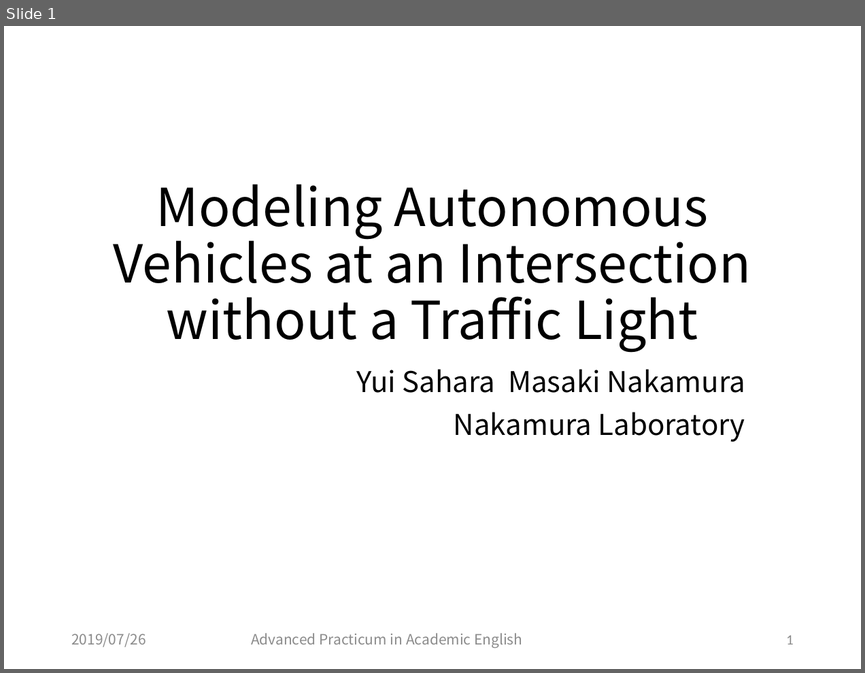
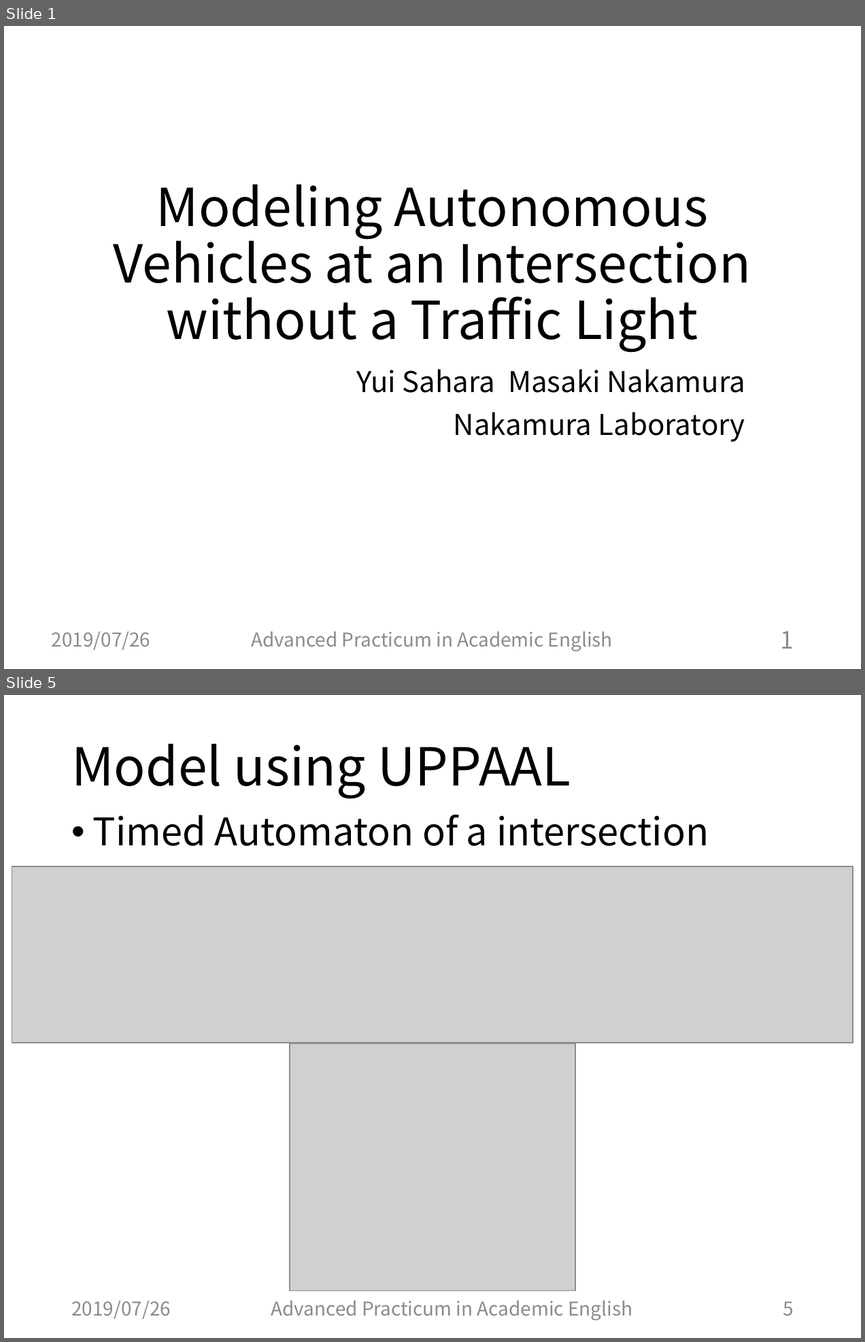
Before and after one commit to Sahara62/master2019, a slide deck: English/presenSlide.pptx. Shown one above the other, each under a label of ours: slide 1 before the commit, slides 1 and 5 after it; the slides between them are not shown. The pictures are 865x673 and 865x1342 pixels, drawn with LibreOffice and Linux fonts; fonts in the diff are those of the drawing; grey boxes stand for pictures. Boxes give left, top, right and bottom in pixels: in the first picture for what was removed or moved away, otherwise in the second. Text is boxed around its words. In the diff, an @@ line names an element or a change of style, - is before the commit and + after.

```diff
--- a/English/presenSlide.pptx
+++ b/English/presenSlide.pptx
@@ slide 5 added at (4, 695, 861, 1338), background #FFFFFF @@
@@ title added at (71, 743, 570, 798), 44 pt, text #000000 @@
+Model using UPPAAL
@@ text added at (93, 814, 708, 846), 32 pt, text #000000 @@
+• Timed Automaton of a intersection
@@ picture added at (11, 866, 852, 1043) @@
@@ picture added at (290, 1044, 575, 1291) @@
@@ text added at (71, 1300, 171, 1319), 16 pt, text #8C8C8C @@
+2019/07/26
@@ text added at (271, 1300, 632, 1320), 16 pt, text #8C8C8C @@
+Advanced Practicum in Academic English
@@ page number added at (783, 1301, 793, 1315), 16 pt, text #8C8C8C @@
+5
@@ slide 1 changed as well @@
@@ text "2019/07/26": place and size @@
-text "2019/07/26" at (71, 633, 146, 647)
+text "2019/07/26" at (52, 631, 151, 650)
@@ text "2019/07/26" at (52, 631, 151, 650): size 12 to 16 pt @@
@@ text "Advanced Practicum in Academic English" at (251, 631, 613, 651): size 12 to 16 pt @@
@@ page number: place and size @@
-page number at (786, 635, 793, 644)
+page number at (780, 631, 793, 648)
@@ page number at (780, 631, 793, 648): size 12 to 20 pt, font Calibri to Noto Sans CJK JP @@
```
Also in this commit, not shown: 1 other slide changed, 9 other slides added.
